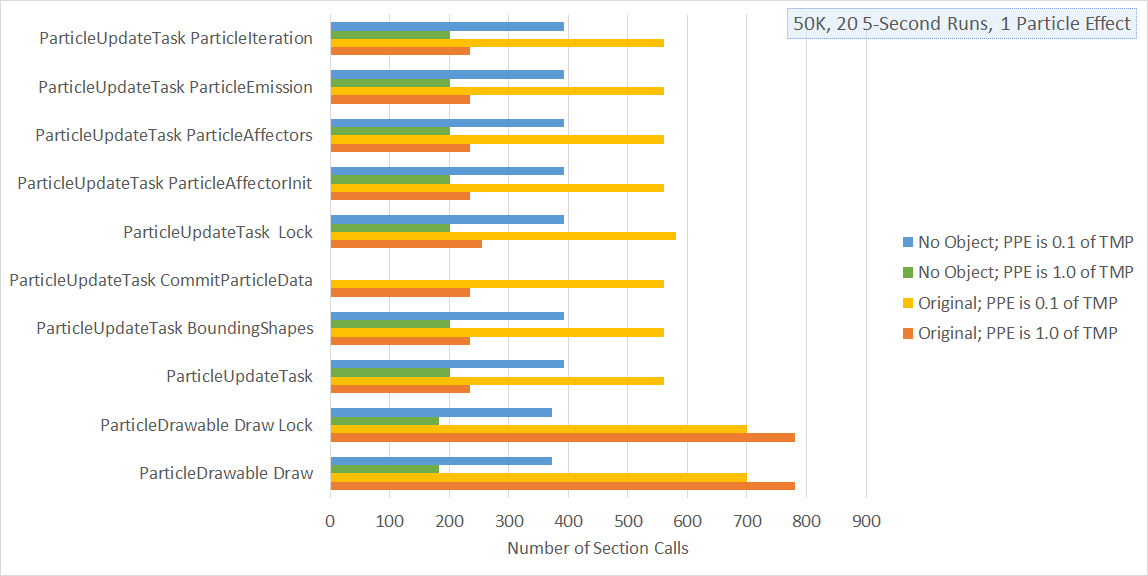
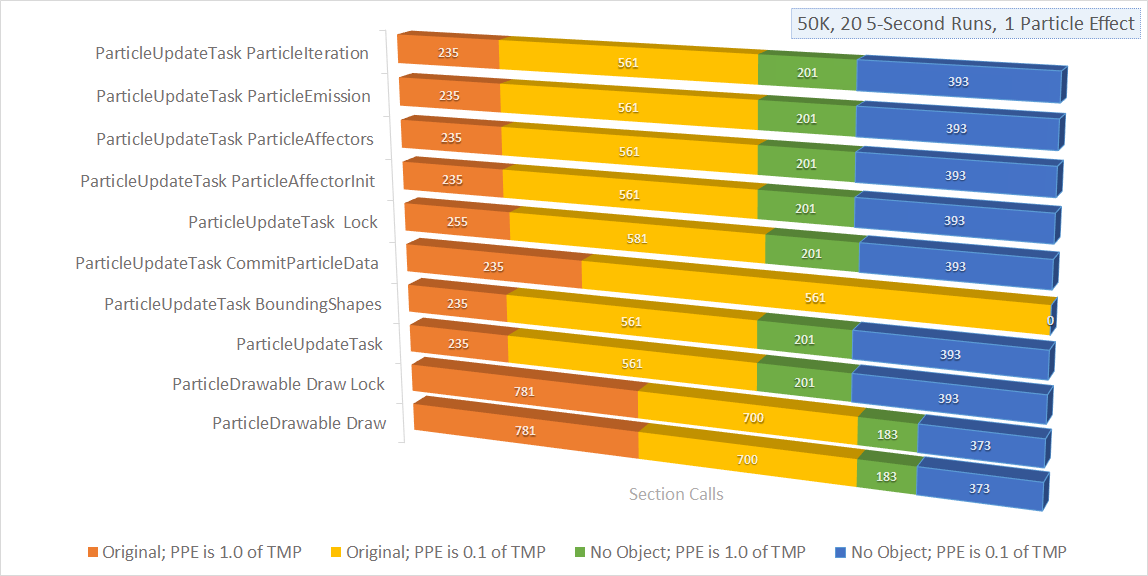
Revision of a layered w=1148, h=576 image; what changed, layer by layer:
added layer "Layer 2" above "Layer 1" over [10, 8, 1141, 561]
